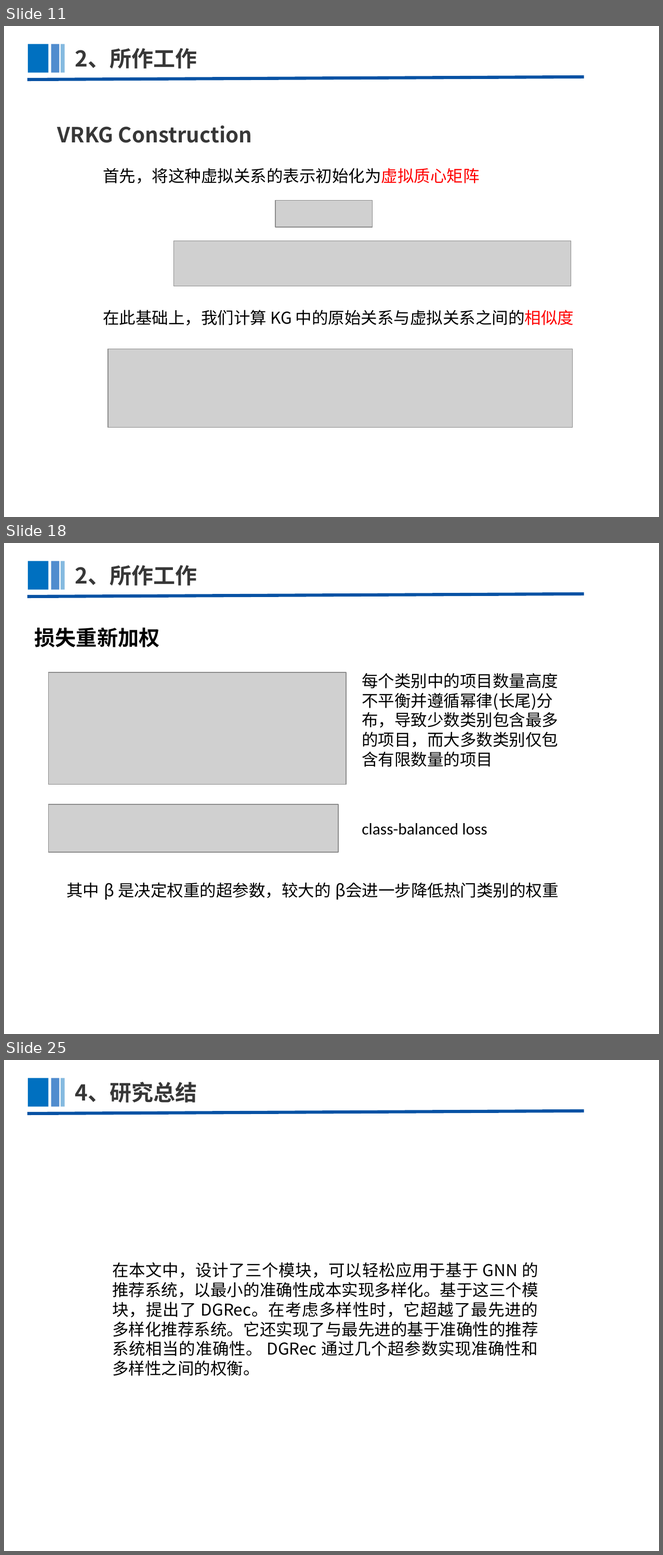
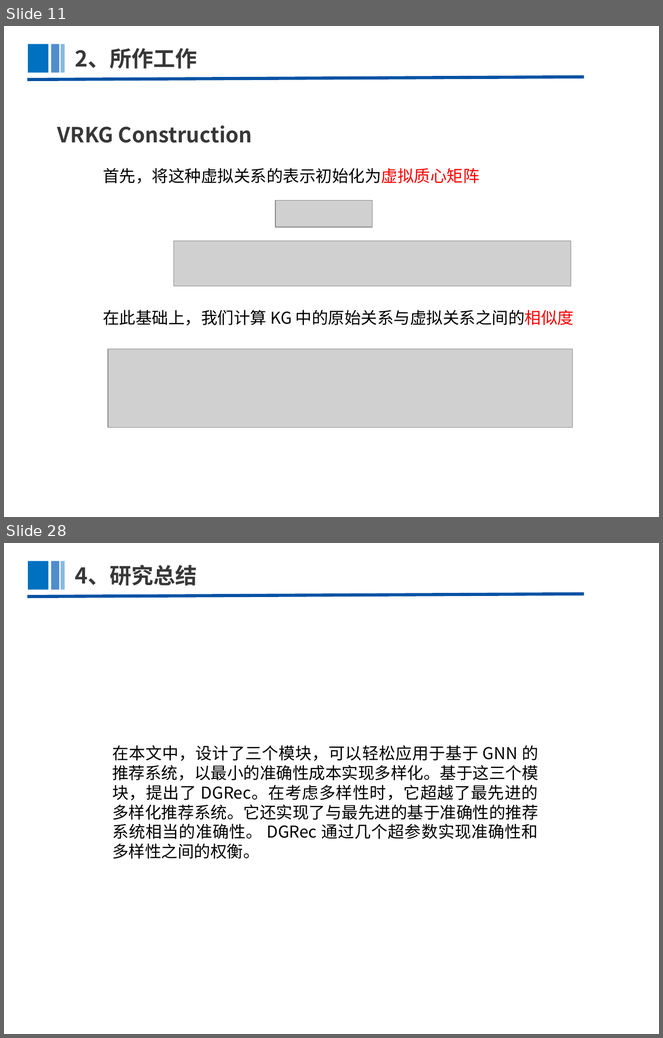
Before and after one commit to AzureSX/Paper, a slide deck: Knowledge Graph For Recommendation/VRKG4Rec/VRKG4Rec.pptx. Shown one above the other, each under a label of ours: slides 11, 18 and 25 before the commit, slides 11 and 28 after it; the slides between them are not shown. The pictures are 663x1555 and 663x1038 pixels, drawn with LibreOffice and Linux fonts; fonts in the diff are those of the drawing; grey boxes stand for pictures. Boxes give left, top, right and bottom in pixels: in the first picture for what was removed or moved away, otherwise in the second. Text is boxed around its words. In the diff, an @@ line names an element or a change of style, - is before the commit and + after.

```diff
--- a/Knowledge Graph For Recommendation/VRKG4Rec/VRKG4Rec.pptx
+++ b/Knowledge Graph For Recommendation/VRKG4Rec/VRKG4Rec.pptx
@@ slide 18 removed at [4,543,659,1034], background #FFFFFF @@
@@ rectangle removed at [28,561,49,589] @@
@@ rectangle removed at [51,561,59,589] @@
@@ rectangle removed at [61,561,65,589] @@
@@ text removed at [75,565,197,586] @@
-2、所作工作
@@ line removed from (27, 597) to (584, 594) @@
@@ text removed at [34,627,160,648] @@
-损失重新加权
@@ picture removed at [49,672,346,785] @@
@@ text removed at [362,673,558,767] @@
-每个类别中的项目数量高度不平衡并遵循幂律(长尾)分布，导致少数类别包含最多的项目，而大多数类别仅包含有限数量的项目
@@ picture removed at [49,805,339,852] @@
@@ text removed at [362,823,487,835] @@
-class-balanced loss
@@ text removed at [66,883,559,900] @@
-其中 β 是决定权重的超参数，较大的 β会进一步降低热门类别的权重
@@ what was slide 25 is now slide 28 @@
```
Also in this commit, not shown: 7 slides changed, 10 slides added, 6 other slides removed, 2 other files.
